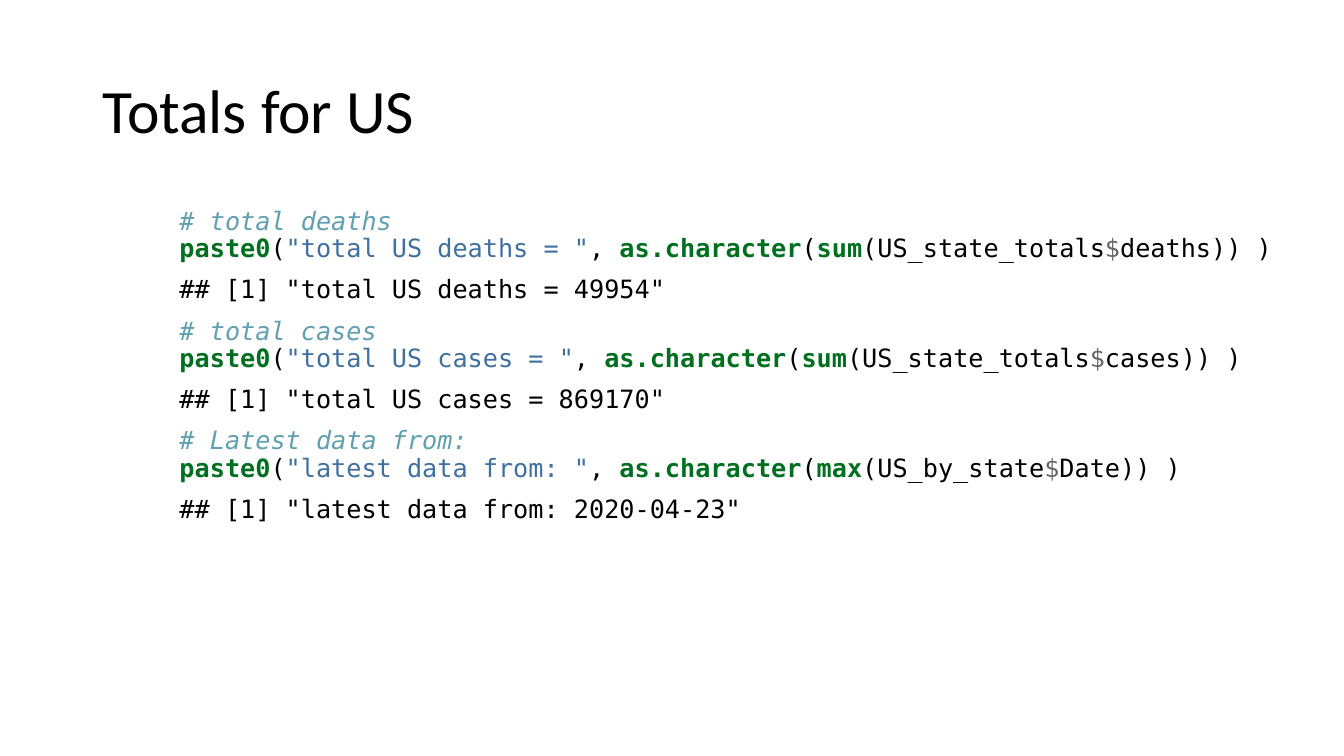
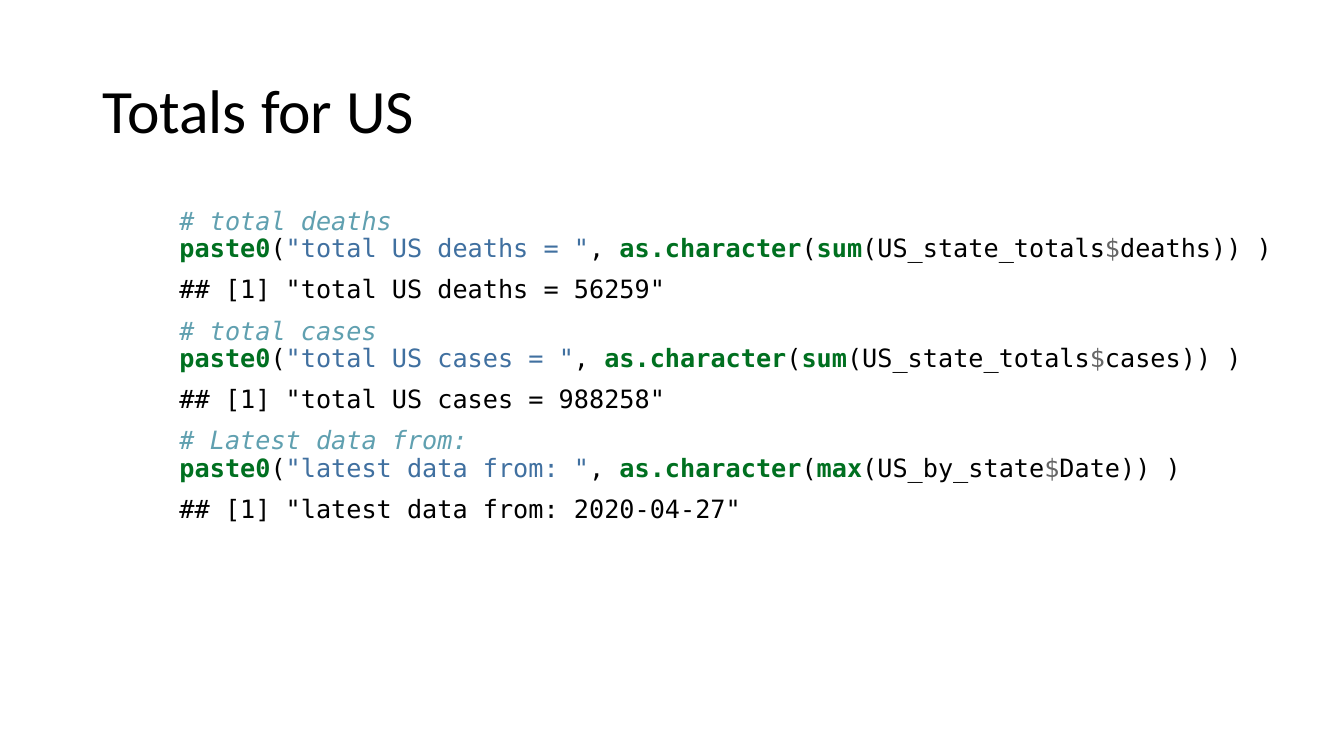
Before and after one commit to JaneWall/COVID19, a slide deck: slide 32 of COVID19_no_nytimes.pptx (slide 30 before the commit). Drawn at 1344x756 pixels with LibreOffice and Linux fonts; fonts in the diff are those of the drawing. Boxes give left, top, right and bottom in pixels: in the first picture for what was removed or moved away, otherwise in the second. Text is boxed around its words. In the diff, an @@ line names an element or a change of style, - is before the commit and + after.

Commit message:
updated files added - includes new cases graph

```diff
--- a/COVID19_no_nytimes.pptx
+++ b/COVID19_no_nytimes.pptx
@@ text at (225, 278, 665, 302): text changed @@
-## [1] "total US deaths = 49954"
+## [1] "total US deaths = 56259"
@@ text at (225, 388, 665, 412): text changed @@
-## [1] "total US cases = 869170"
+## [1] "total US cases = 988258"
@@ text at (225, 498, 741, 522): text changed @@
-## [1] "latest data from: 2020-04-23"
+## [1] "latest data from: 2020-04-27"
```
Also in this commit, not shown: 12 other slides changed, 2 slides added, 3 other files.
